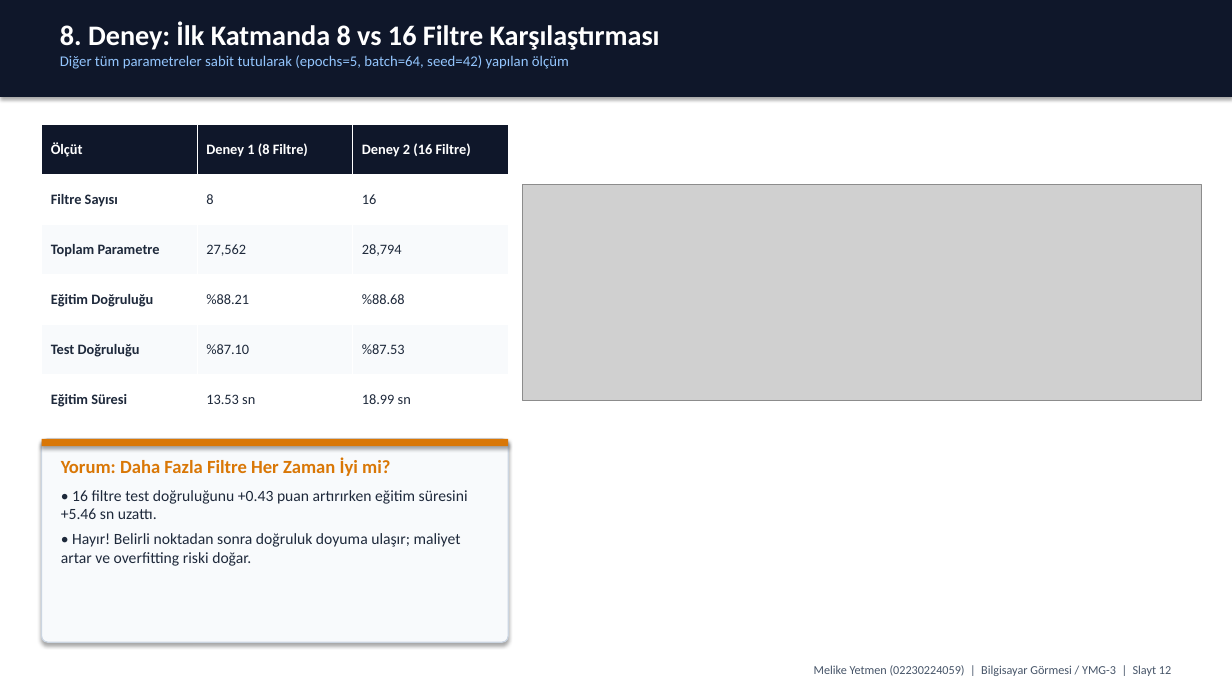
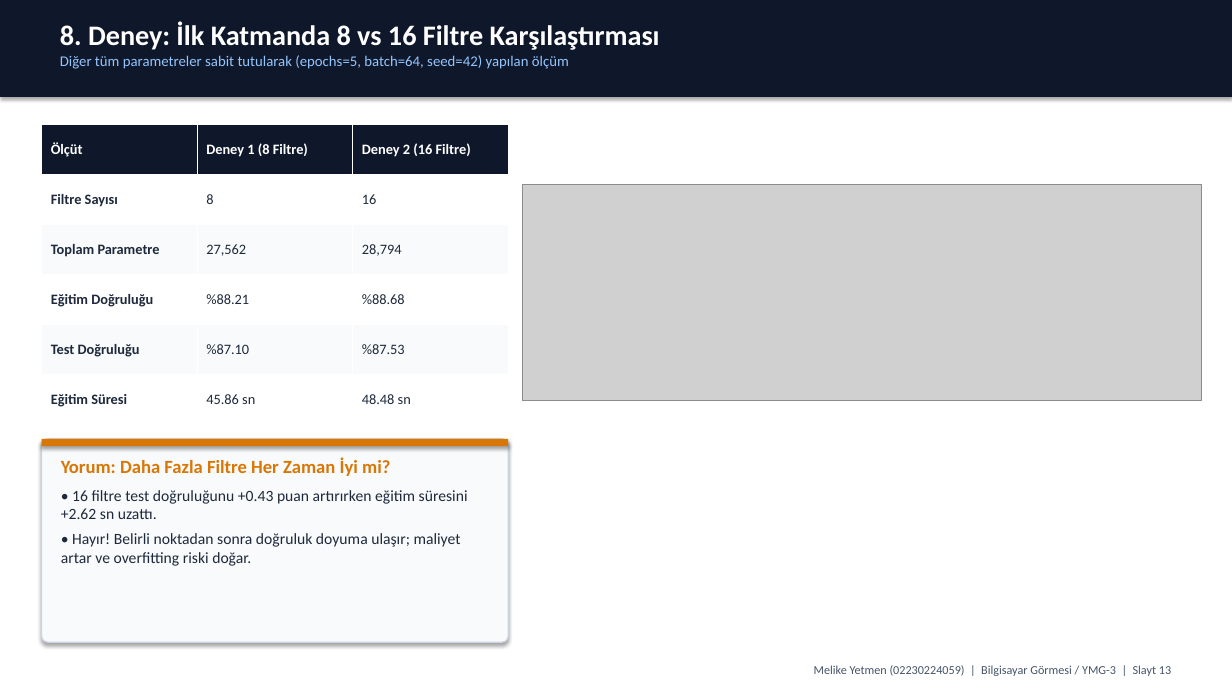
Before and after one commit to melike234/Ymg3_Derin-Ogrenme, a slide deck: slide 13 of Derin_Ogrenme_Odevi_Sunum.pptx (slide 12 before the commit). Drawn at 1232x693 pixels with LibreOffice and Linux fonts; fonts in the diff are those of the drawing; grey boxes stand for pictures. Boxes give left, top, right and bottom in pixels: in the first picture for what was removed or moved away, otherwise in the second. Text is boxed around its words. In the diff, an @@ line names an element or a change of style, - is before the commit and + after.

Commit message:
Rapor dili iyilestirildi, egitilmis filtreler ve CSV tablosu eklendi

```diff
--- a/Derin_Ogrenme_Odevi_Sunum.pptx
+++ b/Derin_Ogrenme_Odevi_Sunum.pptx
@@ table at (42, 125, 507, 425) @@
-row 6, column 2: 13.53 sn
+row 6, column 2: 45.86 sn
-row 6, column 3: 18.99 sn
+row 6, column 3: 48.48 sn
@@ text at (61, 490, 468, 519): text changed @@
-• 16 filtre test doğruluğunu +0.43 puan artırırken eğitim süresini +5.46 sn uzattı.
+• 16 filtre test doğruluğunu +0.43 puan artırırken eğitim süresini +2.62 sn uzattı.
```
Also in this commit, not shown: 4 other slides changed, 1 slide added, 8 other files.
